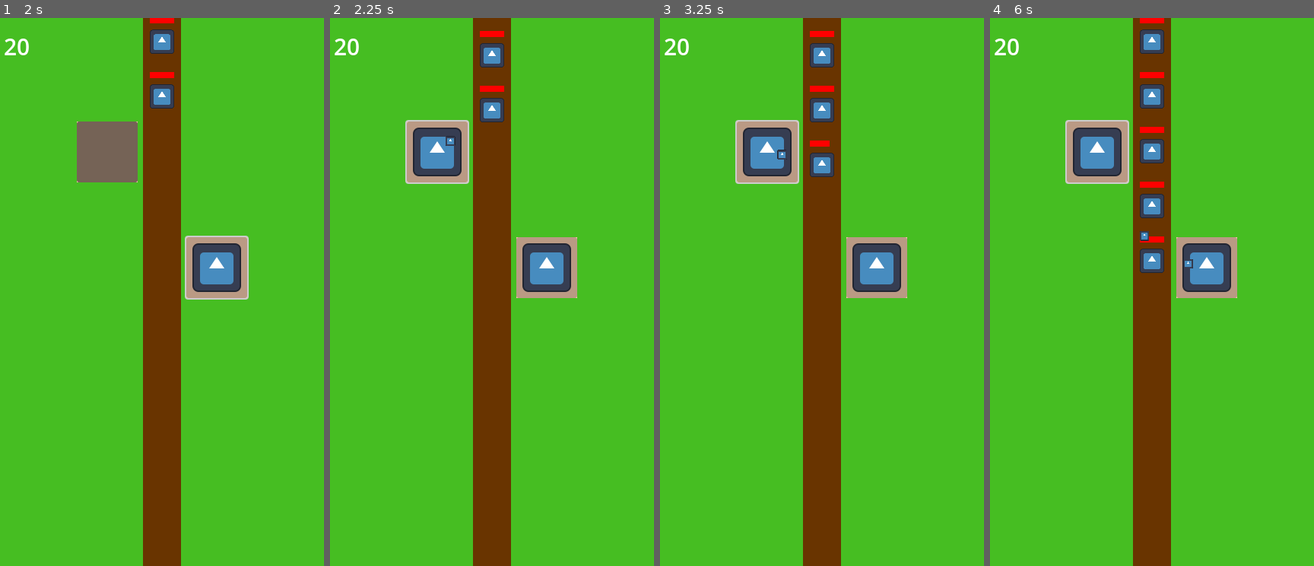
Above: before the commit, frames 1-4 (left to right).
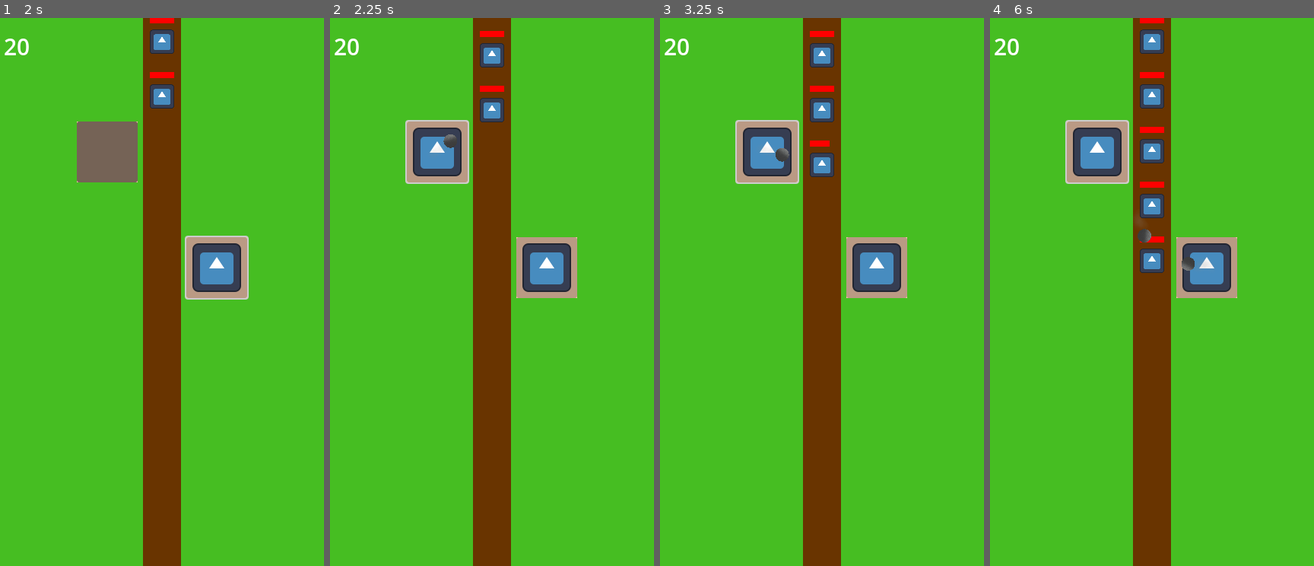
Above: after the commit, the same moments.

Repository: wbryceangell/godot_tower_defense
Game: Godot game, scene res://main.tscn
Same seed, same stepped clock (60 frames per second), same inputs: the game is played once before the commit and once after it. The engine's default icon, where the game draws it, is replaced by a stand-in: a white triangle on a blue panel in a dark square.
Inputs (mouse positions are in pixels of both pictures, inside the frame that each line leads up to):
- Up to frame 1 (2 s): click "Start Level" at 0.5 s; click (217, 270) at 1.27 s
- Up to frame 2 (2.25 s): click (436, 149) at 2 s
- Up to frame 3 (3.25 s): no input
- Up to frame 4 (6 s): no input

Frame 1 is identical in both runs. In frame 2, less than 0.1% of the frame differs, in the area x 34-39%, y 21-24%; in frame 3, less than 0.1%; in frame 4, 0.2%, in the area x 45-67%, y 36-47%.

Commit message:
added ball animation and rotation towards target

Diff:
--- a/levels/level.tscn
+++ b/levels/level.tscn
@@ -30,7 +30,6 @@
 curve = SubResource("Curve2D_u0qta")
 
 [node name="PathLine" parent="." node_paths=PackedStringArray("path") instance=ExtResource("2_0rrd0")]
-width = 50.0
 path = NodePath("../Path2D")
 
 [node name="TowerPlot" parent="." instance=ExtResource("5_1iyt7")]
--- a/levels/path_line/path_line.tscn
+++ b/levels/path_line/path_line.tscn
@@ -3,6 +3,6 @@
 [ext_resource type="Script" path="res://levels/path_line/path_line.gd" id="1_2twvr"]
 
 [node name="Line2D" type="Line2D"]
-width = 30.0
+width = 50.0
 default_color = Color(0.411765, 0.203922, 0, 1)
 script = ExtResource("1_2twvr")
--- a/projectiles/ball/ball.gd
+++ b/projectiles/ball/ball.gd
@@ -3,12 +3,20 @@
 @export var target: Mob
 var damageAmount = 2
 var speed = 150
+var initial_rotation
+
+func _ready():
+	initial_rotation = rotation
+	_rotate_toward_target()
+	$AnimatedSprite2D.play("default")
+
 
 func _process(delta):
 	if (target == null):
 		queue_free()
 		return
 
+	_rotate_toward_target()
 	global_position = global_position.move_toward(target.global_position, delta * speed)
 
 
@@ -16,3 +24,9 @@
 	if (target == mob):
 		queue_free()
 		target.damage(damageAmount)
+
+
+func _rotate_toward_target():
+	var angle = global_position.angle_to_point(target.global_position) + initial_rotation
+	print(angle)
+	rotation = angle
--- a/projectiles/ball/ball.tscn
+++ b/projectiles/ball/ball.tscn
@@ -1,18 +1,45 @@
-[gd_scene load_steps=4 format=3 uid="uid://cfjbmwa7mb4sc"]
+[gd_scene load_steps=7 format=3 uid="uid://cfjbmwa7mb4sc"]
 
 [ext_resource type="Script" path="res://projectiles/ball/ball.gd" id="1_amaop"]
-[ext_resource type="Texture2D" uid="uid://d2nh4gp0c03oi" path="res://icon.svg" id="2_liro6"]
+[ext_resource type="Texture2D" uid="uid://rva47xjyuhoj" path="res://projectiles/ball/cannonball-1.png" id="3_ni00e"]
+[ext_resource type="Texture2D" uid="uid://ckrufw2auk17r" path="res://projectiles/ball/cannonball-2.png" id="4_8s3k4"]
+[ext_resource type="Texture2D" uid="uid://blbnvt4mbum3p" path="res://projectiles/ball/cannonball-3.png" id="5_xpa4x"]
+
+[sub_resource type="SpriteFrames" id="SpriteFrames_5h0ou"]
+animations = [{
+"frames": [{
+"duration": 1.0,
+"texture": ExtResource("3_ni00e")
+}, {
+"duration": 1.0,
+"texture": ExtResource("4_8s3k4")
+}, {
+"duration": 1.0,
+"texture": ExtResource("5_xpa4x")
+}],
+"loop": true,
+"name": &"default",
+"speed": 10.0
+}]
 
 [sub_resource type="CircleShape2D" id="CircleShape2D_6jyee"]
 radius = 8.0
 
 [node name="Ball" type="Area2D"]
+rotation = 1.5708
 collision_layer = 0
 script = ExtResource("1_amaop")
 
 [node name="Sprite2D" type="Sprite2D" parent="."]
-scale = Vector2(0.1, 0.1)
-texture = ExtResource("2_liro6")
+visible = false
+position = Vector2(5.96046e-08, -0.400001)
+scale = Vector2(0.015625, 0.0160156)
+
+[node name="AnimatedSprite2D" type="AnimatedSprite2D" parent="."]
+scale = Vector2(0.0350586, 0.0350586)
+sprite_frames = SubResource("SpriteFrames_5h0ou")
+frame = 2
+frame_progress = 0.495966
 
 [node name="CollisionShape2D" type="CollisionShape2D" parent="."]
 shape = SubResource("CircleShape2D_6jyee")
Binary file added: projectiles/ball/cannonball-1.png
Not shown, added: projectiles/ball/cannonball-1.png.import
Binary file added: projectiles/ball/cannonball-2.png
Not shown, added: projectiles/ball/cannonball-2.png.import
Binary file added: projectiles/ball/cannonball-3.png
Not shown, added: projectiles/ball/cannonball-3.png.import
